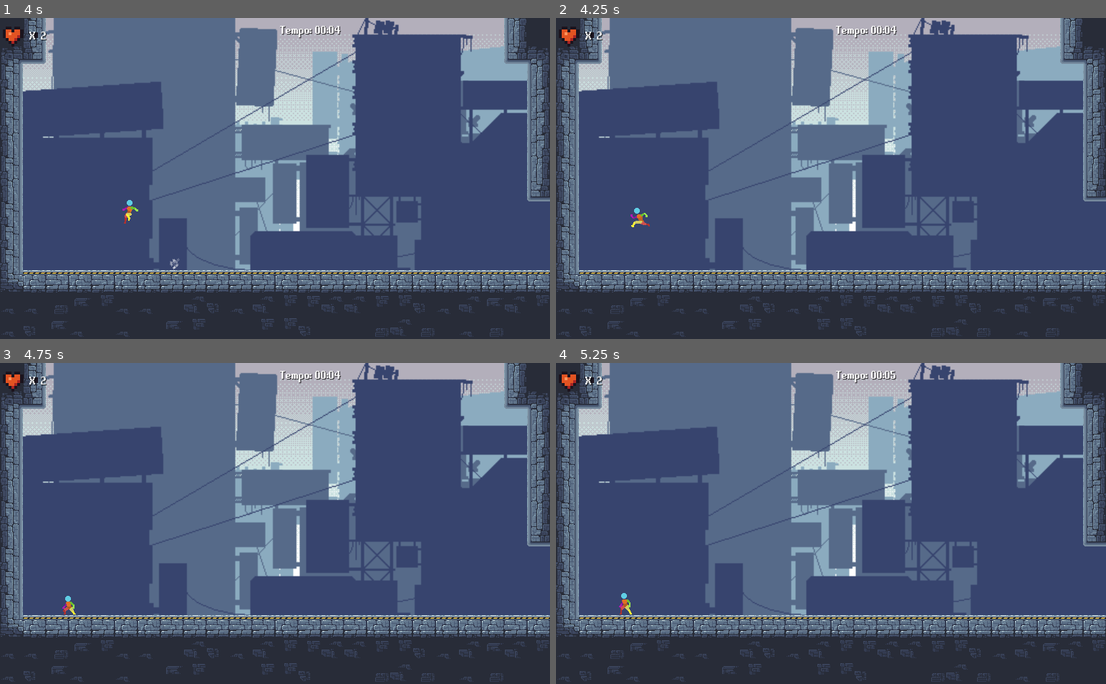
Above: before the commit, frames 1-4 (two rows, left to right).
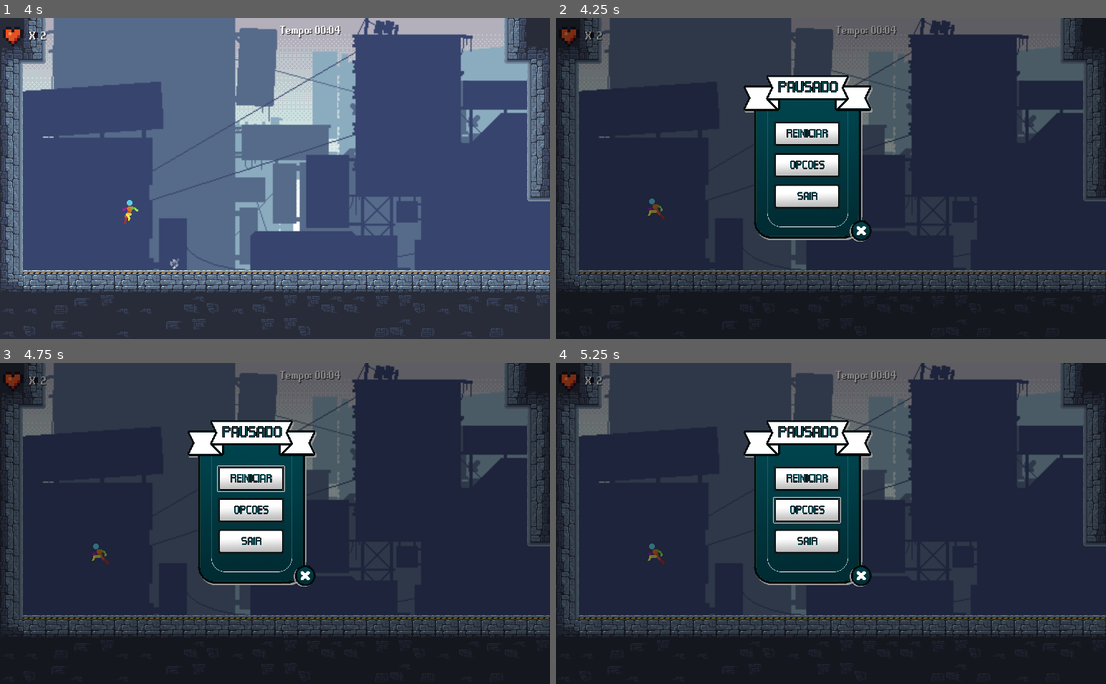
Above: after the commit, the same moments.

Repository: Eduardo-Pyment/Alquimista_dos_Sonhos-A_ultima_semente
Game: Godot game, scene res://Fases/fase_1.tscn
Two runs of this game, one before a commit and one after it. Both use one fixed random seed, a clock stepped at 60 frames per second and the inputs below. This scene is started directly instead of the project's main scene.
Inputs (mouse positions are in pixels of both pictures, inside the frame that each line leads up to):
- Up to frame 1 (4 s): tap Enter (ui_accept) at 0.5, 0.77, 1.52, 3.02, 3.77 s; hold Right (ui_right) 0.53-1.28 s; hold Left (ui_left) 1.28-2.03 s; hold Right (ui_right) 2.03-2.78 s; hold Up (ui_up) 2.78-3.53 s; hold Left (ui_left) from 3.53 s (still down)
- Up to frame 2 (4.25 s): keep holding Left (ui_left); tap Escape (ui_cancel) at 4.15 s
- Up to frame 3 (4.75 s): release Left (ui_left) at 4.25 s; click (253, 478) at 4.27 s
- Up to frame 4 (5.25 s): click (809, 510) at 5.02 s

Frame 1 is identical in both runs. In frame 2, 100% of the frame differs, in the area x 0-100%, y 0-100%; in frame 3, 100%; in frame 4, 100%.

Commit message:
Add menu pause

Diff:
--- a/Fases/fase_1.tscn
+++ b/Fases/fase_1.tscn
@@ -21,6 +21,7 @@
 [ext_resource type="FontFile" uid="uid://dl6hdvk5712j6" path="res://Assets/Textures/Animation/Dicas/hf-free-complete/equipment-pro-v1.1/EquipmentPro.ttf" id="19_daj23"]
 [ext_resource type="Texture2D" uid="uid://dbh2kpys1adoa" path="res://Assets/Textures/Animation/Hud/Mini FX, Items & UI/Mini UI/Health_Indicator_Black_Outline (8 x 8).png" id="20_8dbqo"]
 [ext_resource type="PackedScene" uid="uid://bpopvs3826o1e" path="res://Scenes/Morte_Void.tscn" id="21_aw1ic"]
+[ext_resource type="PackedScene" uid="uid://sm5d6pcner8w" path="res://Menus/MenuPause/menu_pause.tscn" id="22_rlntw"]
 
 [sub_resource type="TileSetAtlasSource" id="TileSetAtlasSource_lme7t"]
 texture = ExtResource("1_hsi4l")
@@ -912,6 +913,8 @@
 scale_amount_curve = SubResource("Curve_edaty")
 color_ramp = SubResource("Gradient_h2fbx")
 
+[node name="MenuPause" parent="." instance=ExtResource("22_rlntw")]
+
 [connection signal="body_entered" from="Zona_fogo" to="Zona_fogo" method="_on_body_entered"]
 [connection signal="timeout" from="HUD/Control/clock_timer" to="HUD/Control" method="_on_clock_timer_timeout"]
 
--- /dev/null
+++ b/Menus/MenuPause/MenuPause.gd
@@ -0,0 +1,34 @@
+extends CanvasLayer
+
+
+func _ready():
+	visible = false
+	#connect("pressed", self, "_on_button_pressed")
+
+
+func _process(delta):
+	pass
+
+func _unhandled_input(event):
+	if event.is_action_pressed("ui_cancel"):
+		visible = true
+		get_tree().paused = true
+
+func _on_reiniciar_pressed():
+	var game_scene = get_tree().get_root().get_node("GameScene")
+	if game_scene:
+		game_scene.queue_free()
+		var new_game_scene = preload("res://Fases/fase_1.tscn")
+		var instance = new_game_scene.instance()
+		get_tree().get_root().add_child(instance)
+
+func _on_opcoes_pressed():
+	pass # Replace with function body.
+
+
+func _on_sair_pressed():
+	get_tree().quit()
+
+func _on_resume_pressed():
+	get_tree().paused = false
+	visible = false
--- /dev/null
+++ b/Menus/MenuPause/menu_pause.tscn
@@ -0,0 +1,82 @@
+[gd_scene load_steps=10 format=3 uid="uid://sm5d6pcner8w"]
+
+[ext_resource type="Script" path="res://Menus/MenuPause/MenuPause.gd" id="1_5y6k3"]
+[ext_resource type="Texture2D" uid="uid://dgsqfvurdofc6" path="res://Assets/AssetsMenuPause/RetanguloArredondado.png" id="1_6xrou"]
+[ext_resource type="Texture2D" uid="uid://dvx5gp3rgeaqr" path="res://Assets/AssetsMenuPause/BotaoReiniciar.png" id="2_adogc"]
+[ext_resource type="Texture2D" uid="uid://dvsum68b3fbf8" path="res://Assets/AssetsMenuPause/BotaoOpcoes.png" id="3_2ruur"]
+[ext_resource type="Texture2D" uid="uid://bfl7jewo42gsg" path="res://Assets/AssetsMenuPause/BotaoSair.png" id="4_bfnwy"]
+[ext_resource type="Texture2D" uid="uid://b57gl3r7jmnh5" path="res://Assets/AssetsMenuPause/BotaoX.png" id="5_61lrm"]
+[ext_resource type="Texture2D" uid="uid://3pqc076nvu8p" path="res://Assets/AssetsMenuPause/Pausado.png" id="6_g87xi"]
+
+[sub_resource type="InputEventAction" id="InputEventAction_bxpse"]
+action = &"ui_cancel"
+
+[sub_resource type="Shortcut" id="Shortcut_nfi7e"]
+events = [SubResource("InputEventAction_bxpse")]
+
+[node name="MenuPause" type="CanvasLayer"]
+process_mode = 3
+script = ExtResource("1_5y6k3")
+
+[node name="ColorRect" type="ColorRect" parent="."]
+anchors_preset = 15
+anchor_right = 1.0
+anchor_bottom = 1.0
+grow_horizontal = 2
+grow_vertical = 2
+color = Color(0, 0, 0, 0.466667)
+
+[node name="Background" type="TextureRect" parent="."]
+anchors_preset = 8
+anchor_left = 0.5
+anchor_top = 0.5
+anchor_right = 0.5
+anchor_bottom = 0.5
+offset_left = -152.0
+offset_top = -168.0
+offset_right = 448.0
+offset_bottom = 532.0
+grow_horizontal = 2
+grow_vertical = 2
+scale = Vector2(0.4, 0.4)
+texture = ExtResource("1_6xrou")
+
+[node name="VBoxContainer" type="VBoxContainer" parent="."]
+offset_left = 304.0
+offset_top = 144.0
+offset_right = 523.0
+offset_bottom = 433.0
+scale = Vector2(0.424767, 0.424767)
+theme_override_constants/separation = 20
+
+[node name="Reiniciar" type="Button" parent="VBoxContainer"]
+layout_mode = 2
+icon = ExtResource("2_adogc")
+
+[node name="Opcoes" type="Button" parent="VBoxContainer"]
+layout_mode = 2
+icon = ExtResource("3_2ruur")
+
+[node name="Sair" type="Button" parent="VBoxContainer"]
+layout_mode = 2
+icon = ExtResource("4_bfnwy")
+
+[node name="Resume" type="Button" parent="."]
+offset_left = 408.0
+offset_top = 280.0
+offset_right = 498.0
+offset_bottom = 370.0
+scale = Vector2(0.382935, 0.382935)
+shortcut = SubResource("Shortcut_nfi7e")
+icon = ExtResource("5_61lrm")
+flat = true
+
+[node name="LogoPausado" type="Sprite2D" parent="."]
+position = Vector2(352, 96)
+scale = Vector2(0.390075, 0.390075)
+texture = ExtResource("6_g87xi")
+
+[connection signal="pressed" from="VBoxContainer/Reiniciar" to="." method="_on_reiniciar_pressed"]
+[connection signal="pressed" from="VBoxContainer/Opcoes" to="." method="_on_opcoes_pressed"]
+[connection signal="pressed" from="VBoxContainer/Sair" to="." method="_on_sair_pressed"]
+[connection signal="pressed" from="Resume" to="." method="_on_resume_pressed"]
--- a/project.godot
+++ b/project.godot
@@ -24,7 +24,6 @@
 
 window/size/viewport_width=768
 window/size/viewport_height=448
-window/size/mode=3
 window/stretch/mode="canvas_items"
 
 [filesystem]
Binary file added: Assets/AssetsMenuPause/BotaoOpcoes.png
Not shown, added: Assets/AssetsMenuPause/BotaoOpcoes.png.import
Binary file added: Assets/AssetsMenuPause/BotaoReiniciar.png
Not shown, added: Assets/AssetsMenuPause/BotaoReiniciar.png.import
Binary file added: Assets/AssetsMenuPause/BotaoSair.png
Not shown, added: Assets/AssetsMenuPause/BotaoSair.png.import
Binary file added: Assets/AssetsMenuPause/BotaoX.png
Not shown, added: Assets/AssetsMenuPause/BotaoX.png.import
Binary file added: Assets/AssetsMenuPause/Pausado.png
Not shown, added: Assets/AssetsMenuPause/Pausado.png.import
Binary file added: Assets/AssetsMenuPause/RetanguloArredondado.png
Not shown, added: Assets/AssetsMenuPause/RetanguloArredondado.png.import
(and 1 more such lines)
